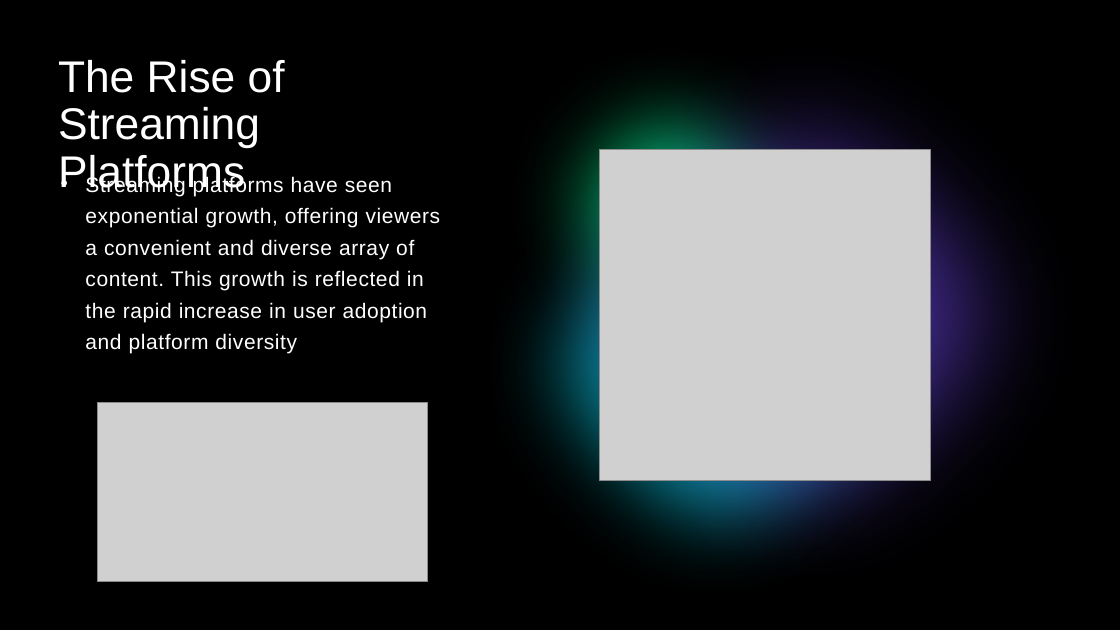
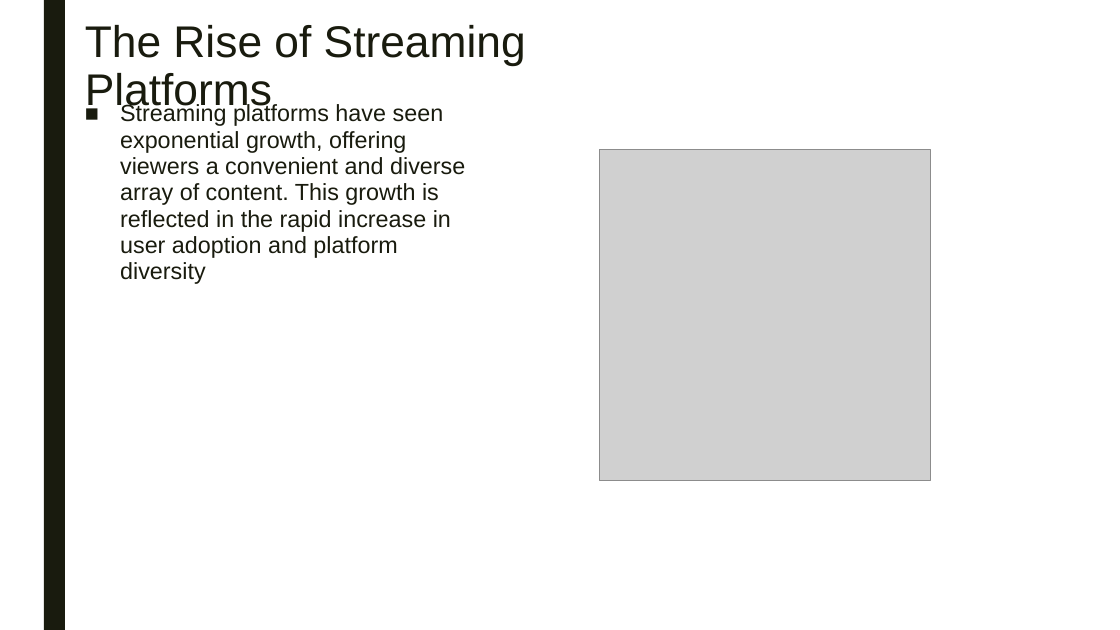
Before and after one commit to lanahuyen/media_tv, a slide deck: slide 5 of Presentation1.pptx. Drawn at 1120x630 pixels with LibreOffice and Linux fonts; fonts in the diff are those of the drawing; grey boxes stand for pictures. Boxes give left, top, right and bottom in pixels: in the first picture for what was removed or moved away, otherwise in the second. Text is boxed around its words. In the diff, an @@ line names an element or a change of style, - is before the commit and + after.

```diff
--- a/Presentation1.pptx
+++ b/Presentation1.pptx
@@ background #000000 to #FFFFFF @@
@@ rectangle removed at <box>0,0,1120,630</box> @@
@@ rectangle added at <box>44,0,65,630</box>, fill #191B0E @@
@@ title "The Rise of Streaming Platforms": place and size @@
-title "The Rise of Streaming Platforms" at <box>58,60,285,196</box>
+title "The Rise of Streaming Platforms" at <box>85,25,526,113</box>
@@ title "The Rise of Streaming Platforms" at <box>85,25,526,113</box>: text colour #FFFFFF to #191B0E; line spacing 0.9 to 0.89 @@
@@ freeform shape removed at <box>450,0,1080,630</box> @@
@@ ellipse removed at <box>469,6,865,402</box> @@
@@ ellipse removed at <box>491,0,1120,630</box> @@
@@ group removed at <box>0,0,1120,630</box>: 4 rectangles, 1 ellipse @@
@@ text "Streaming platforms have seen exponential ...": place and size @@
-text "Streaming platforms have seen exponential ..." at <box>85,175,441,353</box>
+text "Streaming platforms have seen exponential ..." at <box>120,103,465,284</box>
@@ text "Streaming platforms have seen exponential ..." at <box>120,103,465,284</box>: size 18 to 20 pt, text colour #FFFFFF to #191B0E, letter spacing 0.5 to 0 pt; bullet • to ■; line spacing 1.25 to 0.94; more space between paragraphs @@
@@ ellipse removed at <box>453,101,982,630</box> @@
@@ picture removed at <box>97,403,428,582</box> @@
```
Also in this commit, not shown: 10 other slides changed, 4 slides added, 1 slide removed, 1 other file.
